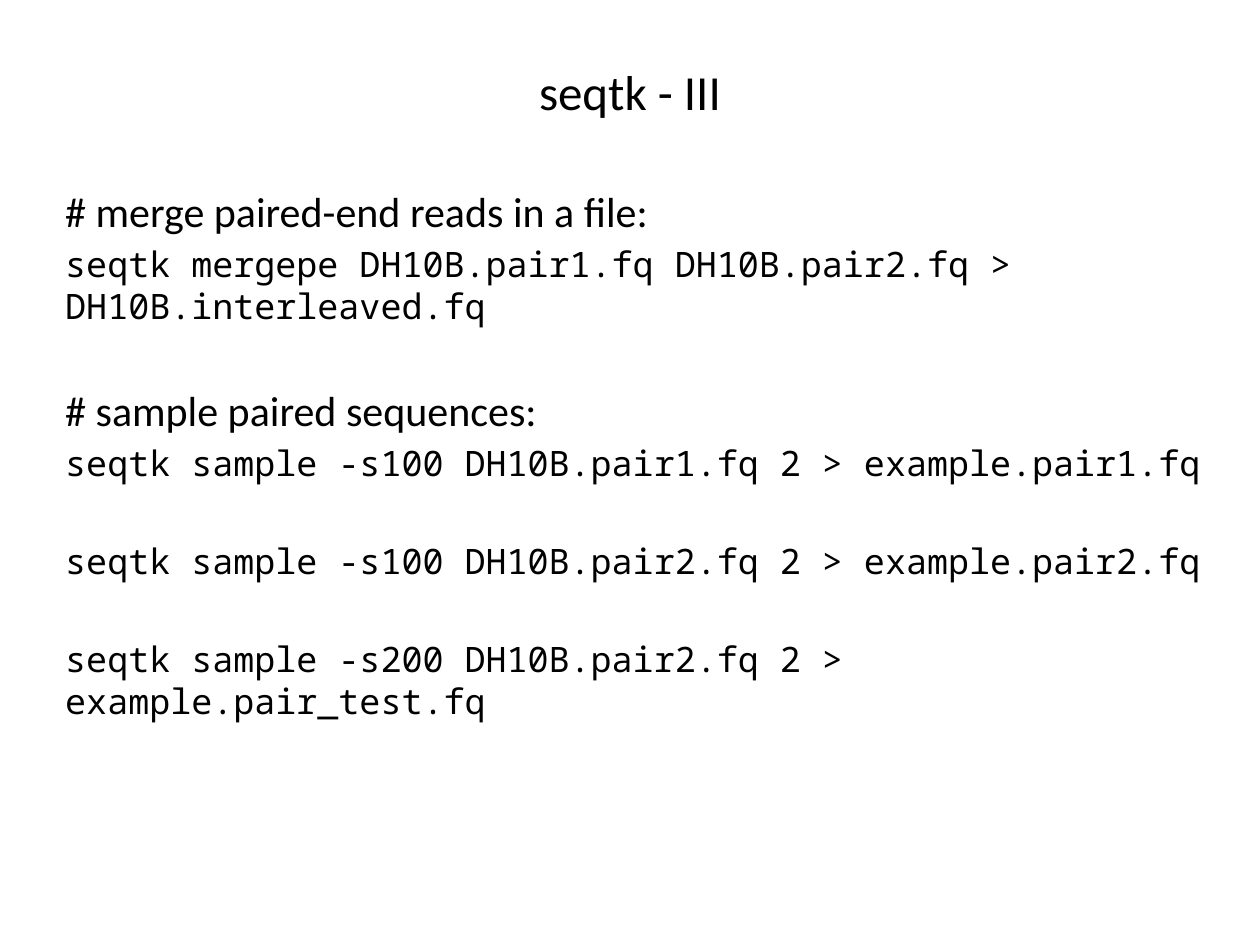
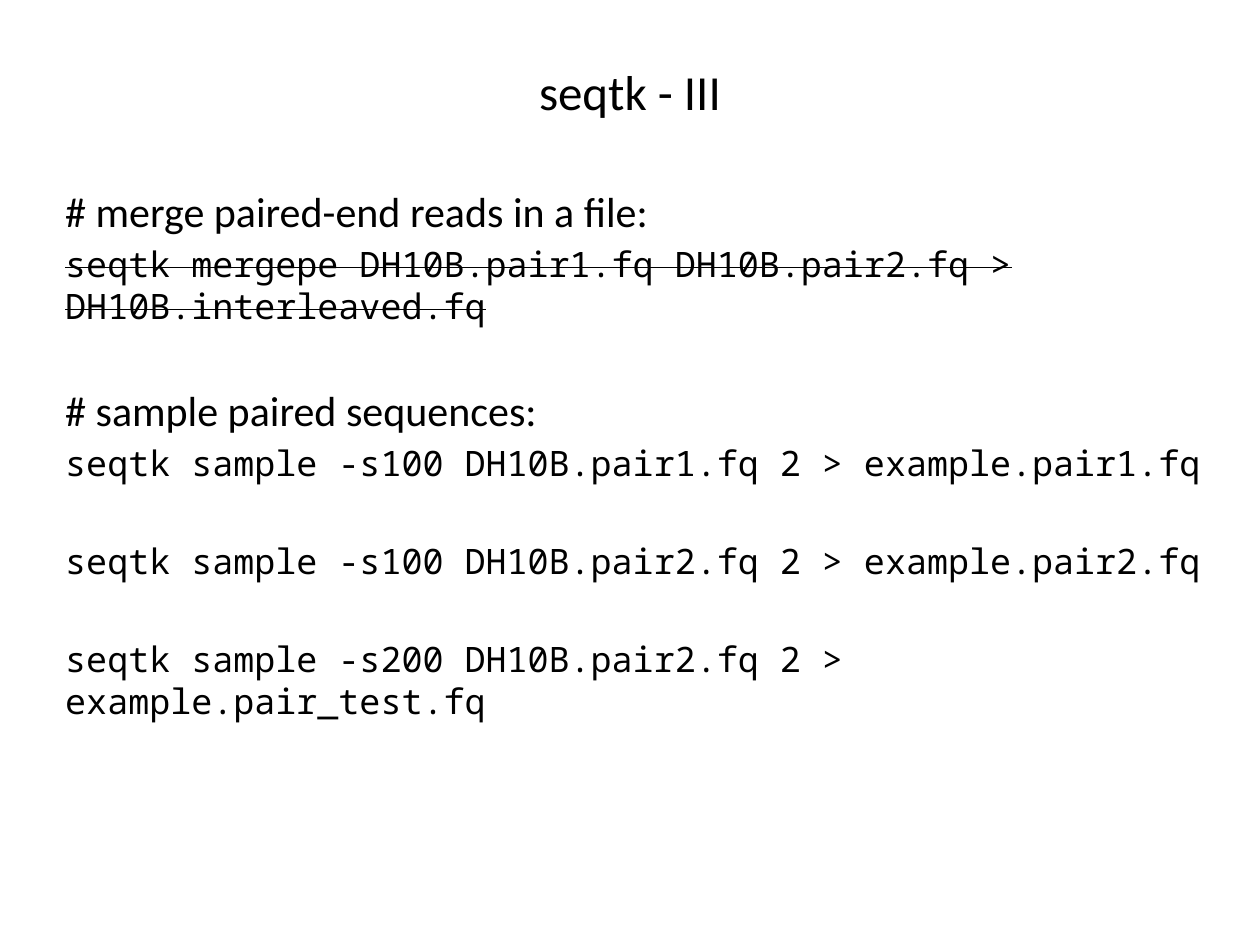
Before and after one commit to liu3zhenlab/teaching, a slide deck: slide 13 of PLPTH813Bioinformatis/2021/labs/lab04_NGS.pptx. Drawn at 1260x945 pixels with LibreOffice and Linux fonts; fonts in the diff are those of the drawing. Boxes give left, top, right and bottom in pixels: in the first picture for what was removed or moved away, otherwise in the second. Text is boxed around its words. In the diff, an @@ line names an element or a change of style, - is before the commit and + after.

```diff
--- a/PLPTH813Bioinformatis/2021/labs/lab04_NGS.pptx
+++ b/PLPTH813Bioinformatis/2021/labs/lab04_NGS.pptx
@@ text at <box>65,250,969,328</box>: strikethrough on in "seqtk mergepe DH10B.pair1.fq DH10B.pair2.fq > DH10B.interlea ..." @@
```
Also in this commit, not shown: 4 other slides changed, 1 other file.
